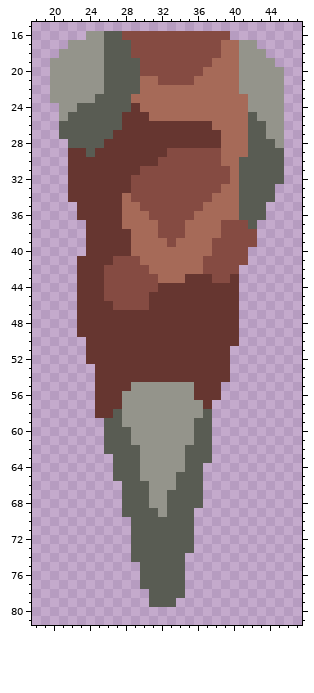
Sprite sheet, stored at assets/sprites/units/spiker-leg-base.png. That is the earlier state.
The file is 64x96 pixels. Shown: x 18..47, y 15..81.
After the commit:
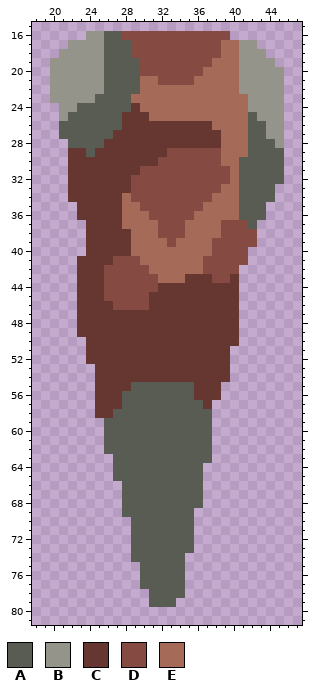
Palette (. is transparent): A #595c53  B #94948b  C #663630  D #854b42  E #a66a58
Change:
Changed rows in their new state; - is an unchanged pixel.
first column x 28:
55 -AAAAAAA-
56 AAAAAAAA-
57 AAAAAAAAA
58 AAAAAAAAA
59 AAAAAAAA-
60 -AAAAAAA-
61 -AAAAAAA-
62 --AAAAA--
63 --AAAAA--
64 --AAAAA--
65 --AAAA---
66 ---AAA---
67 ---AA----
68 ---AA----
69 ----A----
Pixel boxes of the changes (left, top, right, bottom) in both pictures:
changed: (122, 382, 203, 517)
